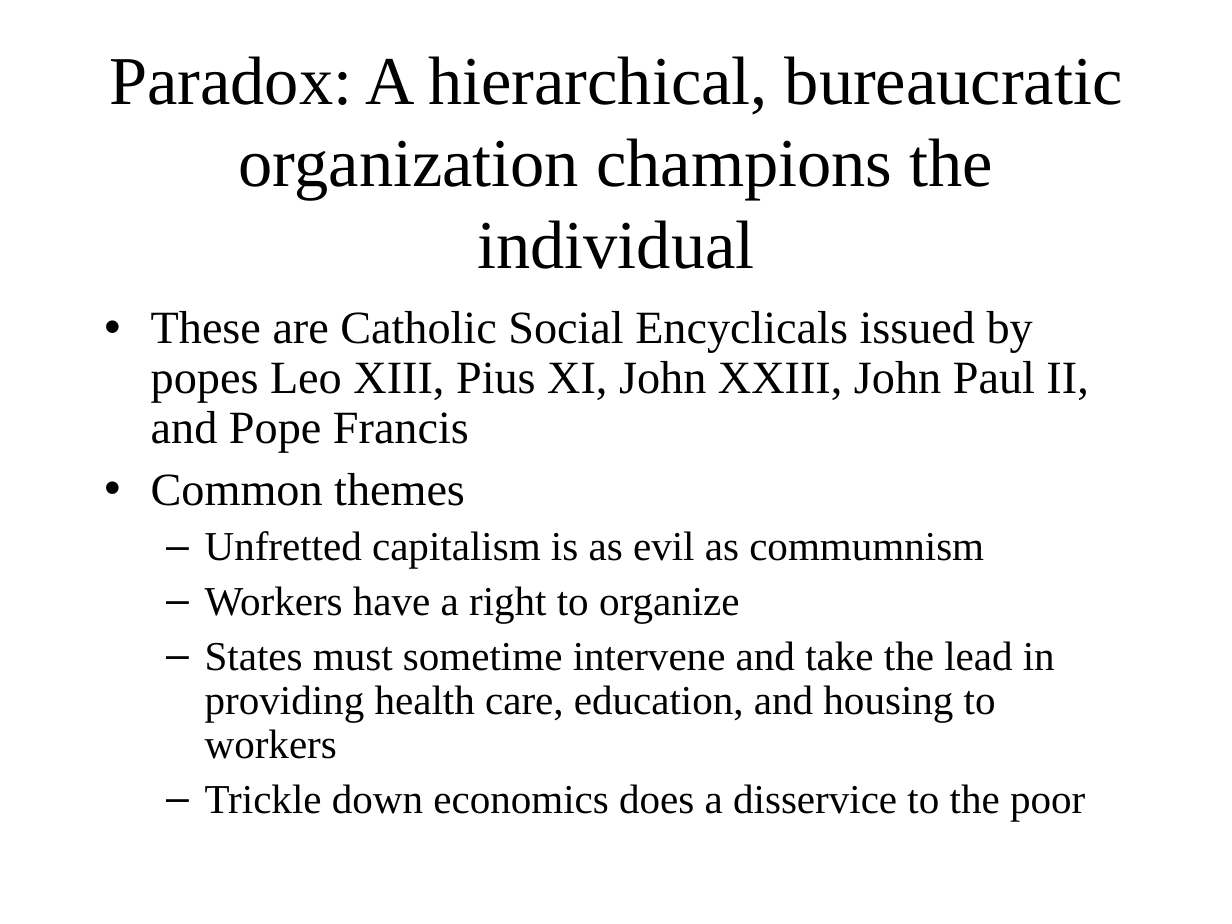
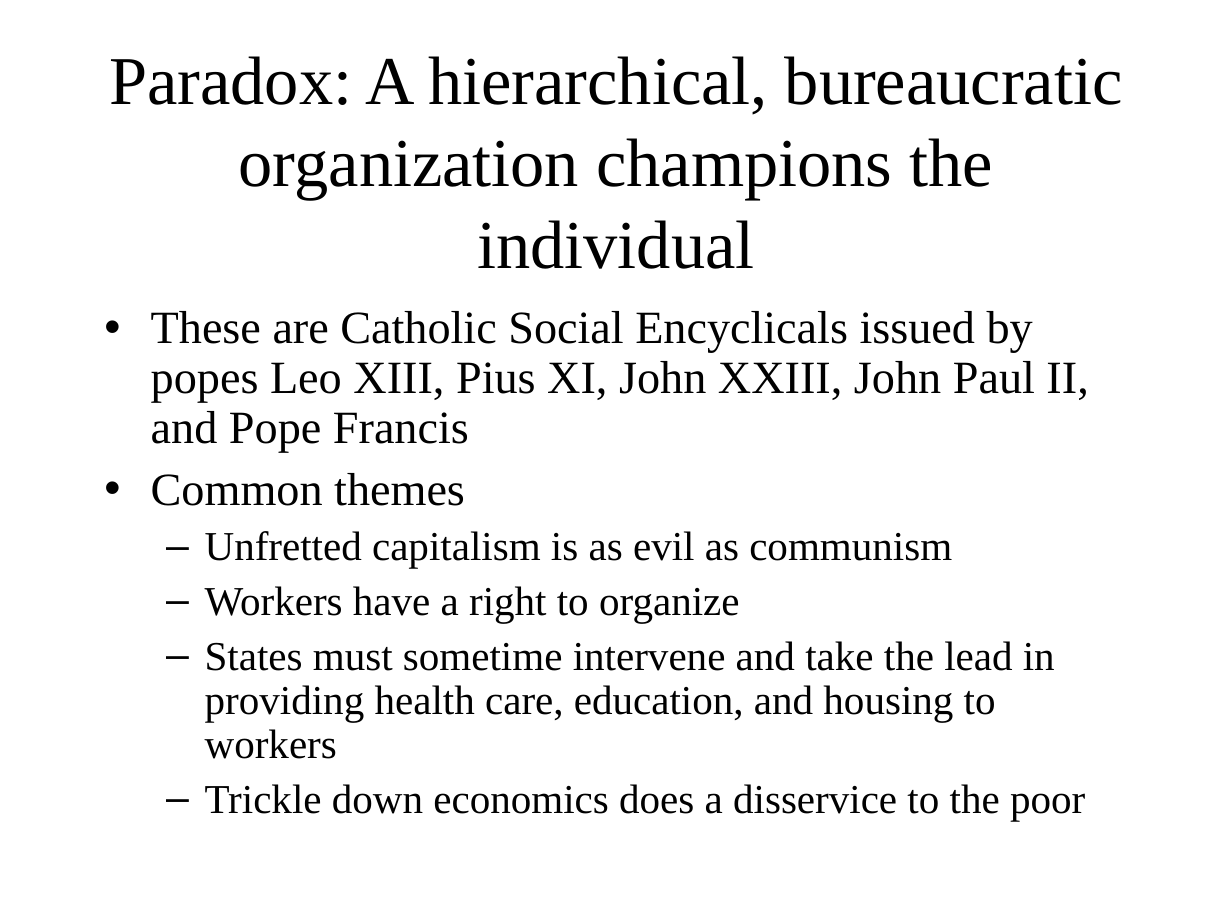
Before and after one commit to SLU-Courses-Townes/POLS6320, a slide deck: slide 29 of Tutorials/POLS6320_2020_Spring_Tutorial02_The-Development-of-the-Culture-of-Management.ppt. Drawn at 1232x924 pixels with LibreOffice and Linux fonts; fonts in the diff are those of the drawing. Boxes give left, top, right and bottom in pixels: in the first picture for what was removed or moved away, otherwise in the second. Text is boxed around its words. In the diff, an @@ line names an element or a change of style, - is before the commit and + after.

```diff
--- a/Tutorials/POLS6320_2020_Spring_Tutorial02_The-Development-of-the-Culture-of-Management.ppt
+++ b/Tutorials/POLS6320_2020_Spring_Tutorial02_The-Development-of-the-Culture-of-Management.ppt
@@ text at [205,531,952,568]: text changed @@
-  – Unfretted capitalism is as evil as commumnism
+  – Unfretted capitalism is as evil as communism
```
Also in this commit, not shown: 1 other file.
